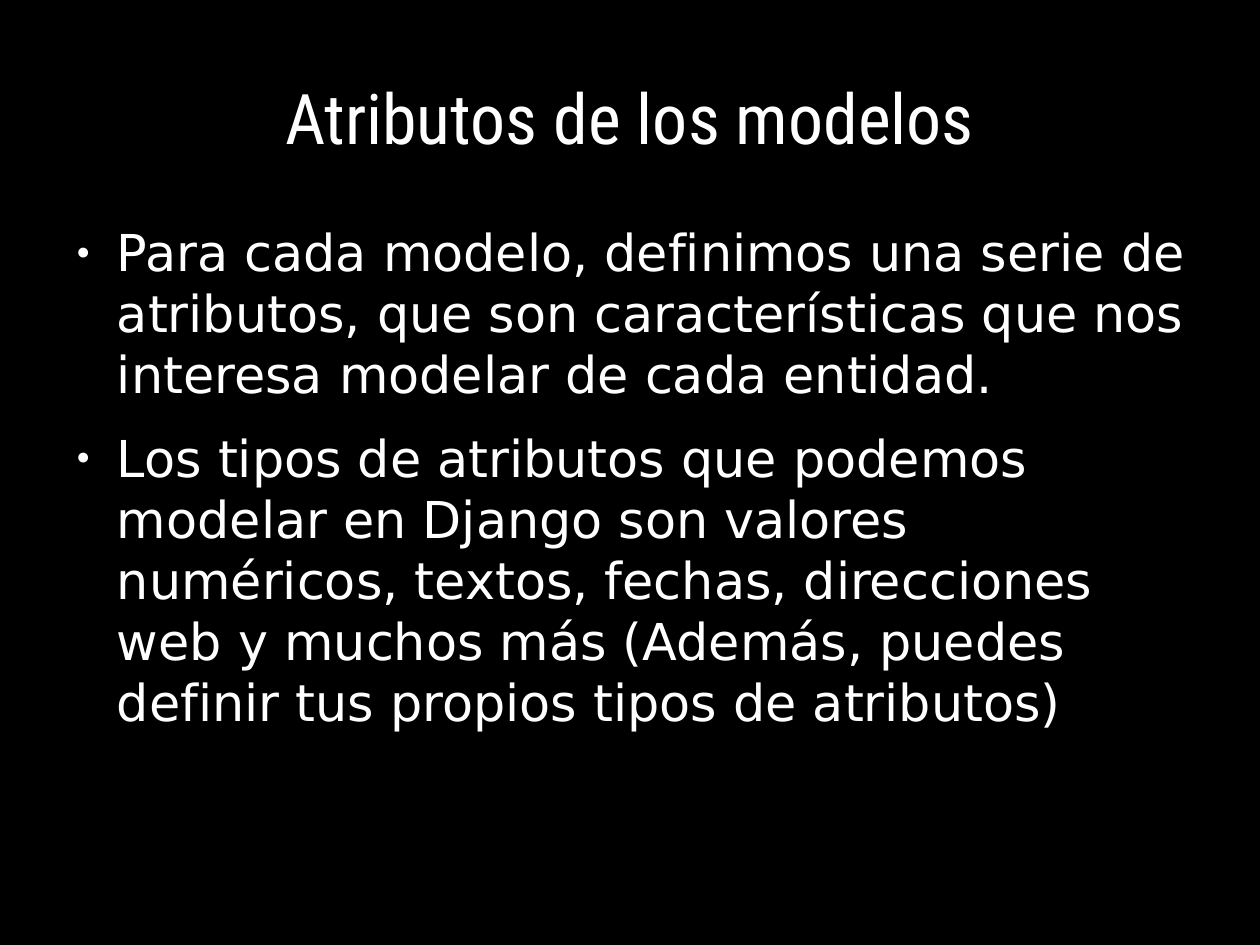
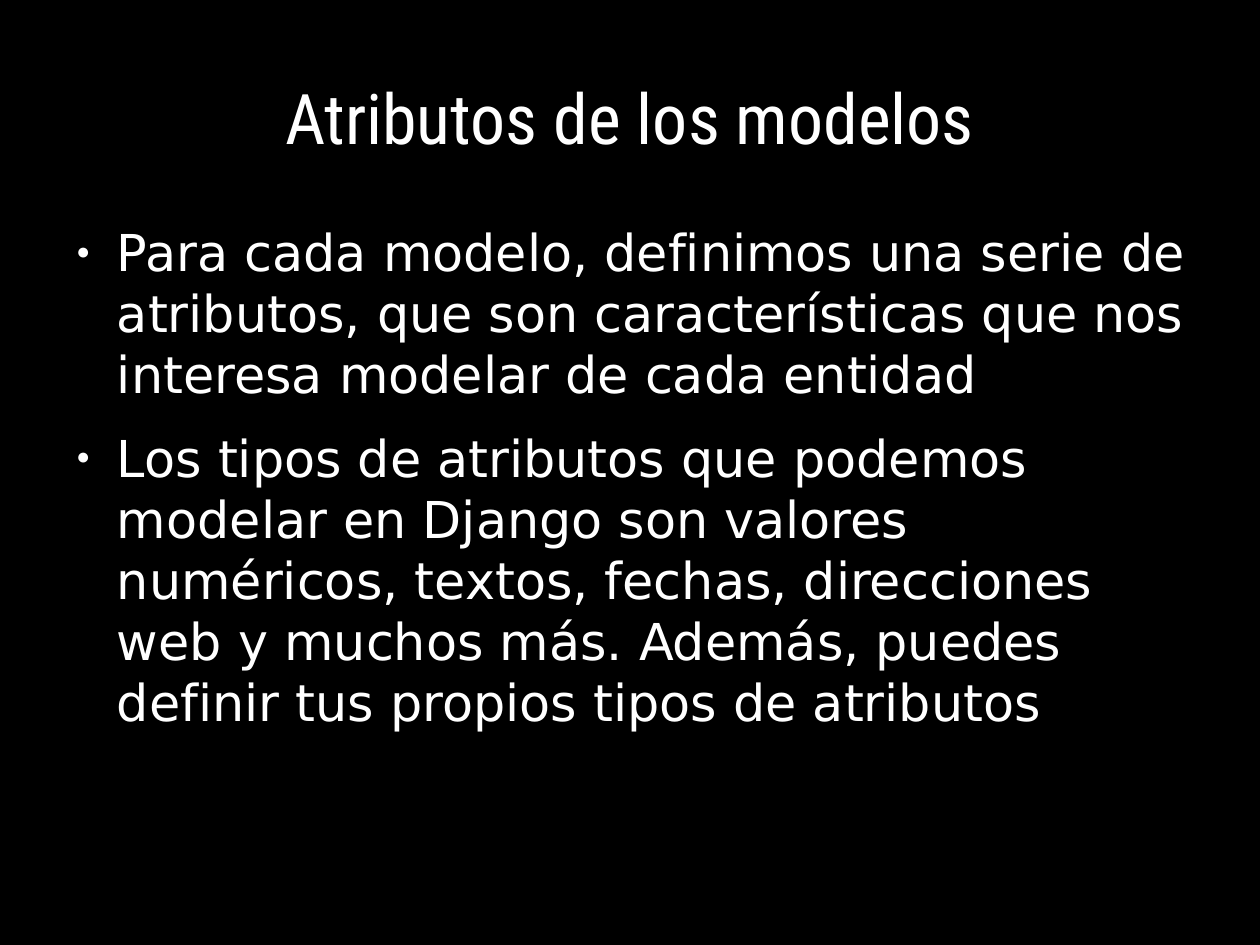
Before and after one commit to euribates/curso-django, a slide deck: slide 39 of presentacion/curso_django.odp (slide 38 before the commit). Drawn at 1260x945 pixels with LibreOffice and Linux fonts; fonts in the diff are those of the drawing. Boxes give left, top, right and bottom in pixels: in the first picture for what was removed or moved away, otherwise in the second. Text is boxed around its words. In the diff, an @@ line names an element or a change of style, - is before the commit and + after.

```diff
--- a/presentacion/curso_django.odp
+++ b/presentacion/curso_django.odp
@@ text at [117,232,1185,732]: text changed @@
-● Para cada modelo, definimos una serie de atributos, que son características que nos interesa modelar de cada entidad.
-● Los tipos de atributos que podemos modelar en Django son valores numéricos, textos, fechas, direcciones web y muchos más (Además, puedes definir tus propios tipos de atributos)
+● Para cada modelo, definimos una serie de atributos, que son características que nos interesa modelar de cada entidad
+● Los tipos de atributos que podemos modelar en Django son valores numéricos, textos, fechas, direcciones web y muchos más. Además, puedes definir tus propios tipos de atributos
```
Also in this commit, not shown: 61 other slides changed, 4 slides added, 1 other file.
